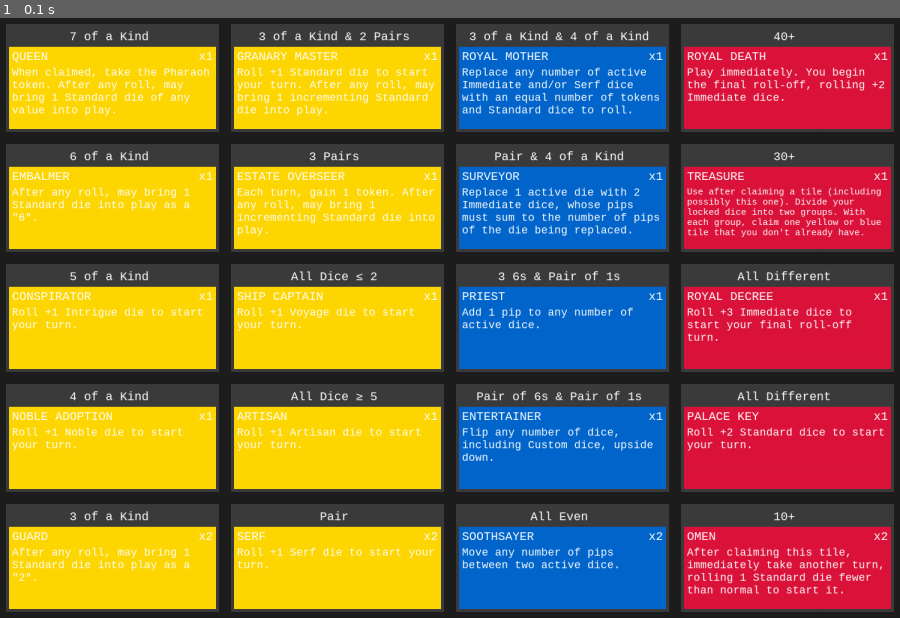
Above: before the commit, frame 1.
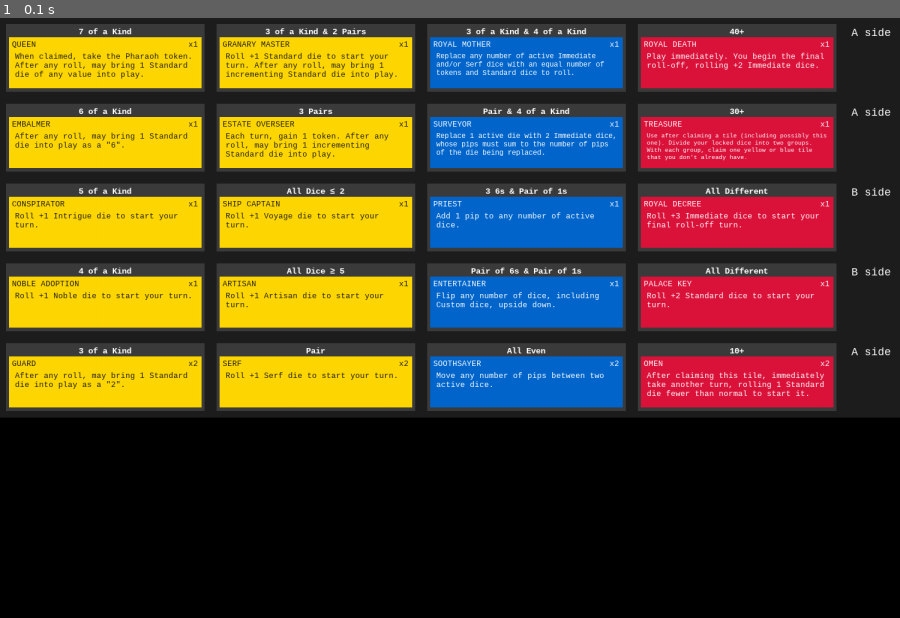
Above: after the commit, the same moment.

Repository: xinoehp512/favor-of-the-pharaoh
Game: pygame game, started from layout_division.py
The game is run twice, just before and just after one commit, with the same random seed, the same clock (stepped at 60 frames per second) and the same inputs.
Inputs:
- Up to frame 1 (0.1 s): no input

The runs differ from the first frame. In frame 1, 76% of the frame differs, in the area x 0-100%, y 1-100%.

Commit message:
Added "Side" text. Added tic-tac-toe board.

Diff:
--- a/layout_division.py
+++ b/layout_division.py
@@ -57,13 +57,35 @@
         self.color = color
 
 
+class Font:
+    fonts: dict[tuple[str, int, bool, bool], pygame.font.Font] = {}
+
+    @classmethod
+    def get_font(cls,  text_font: str, text_font_size: int, is_bold: bool = False, is_italic: bool = False):
+        font_info = (text_font, text_font_size, is_bold, is_italic)
+        if font_info in cls.fonts:
+            return cls.fonts[font_info]
+        else:
+            font = pygame.font.SysFont(text_font, text_font_size, is_bold, is_italic)
+            cls.fonts[font_info] = font
+            return font
+
+
 class TextStyle:
     """Represents styling for text rendering."""
 
-    def __init__(self, text_color: tuple[int, int, int], text_font: str, text_font_size: int):
+    def __init__(self, text_color: tuple[int, int, int], text_font: str, text_font_size: int, is_bold: bool = False, is_italic: bool = False):
         self.text_color = text_color
         self.text_font = text_font
         self.text_font_size = text_font_size
+        self.is_bold = is_bold
+        self.is_italic = is_italic
+
+    def get_font_info(self):
+        return (self.text_font, self.text_font_size, self.is_bold, self.is_italic)
+
+    def get_font(self):
+        return Font.get_font(*self.get_font_info())
 
 # ---------------- Base Layout Division ----------------
 
@@ -232,7 +254,7 @@
         super().__init__(**kwargs)  # type: ignore
         self.text_callback = text_callback
         self.text_style = text_style
-        self.font = pygame.font.SysFont(self.text_style.text_font, self.text_style.text_font_size)
+        self.font = self.text_style.get_font()
         if "flex" not in kwargs:
             self.flex = 0  # Default flex for text
 
@@ -255,6 +277,8 @@
     def draw(self, delegated_size: tuple[int, int]) -> pygame.Surface:
         """Draws the text, word-wrapping and resizing if flex == 1."""
         draw_w, draw_h = self.get_size() or delegated_size
+        content_width = draw_w - self.padding.horizontal - self.border.size * 2 - self.margin.horizontal
+        content_height = draw_h - self.padding.vertical - self.border.size * 2 - self.margin.vertical
 
         surface = pygame.Surface((draw_w, draw_h), pygame.SRCALPHA)
         text = self.text_callback()
@@ -264,14 +288,23 @@
         font = self.font
         lines = [text]
         if self.flex == 1:
-            font_size = self._find_max_font_size(text, draw_w, draw_h)
-            font = pygame.font.SysFont(self.text_style.text_font, font_size)
-            lines = self._word_wrap(text, font, draw_w)
-
-        y_offset = self.padding.top + self.border.size + self.margin.top
+            font_size = self._find_max_font_size(text, content_width, content_height)
+            font = Font.get_font(self.text_style.text_font, font_size, self.text_style.is_bold, self.text_style.is_italic)
+            lines = self._word_wrap(text, font, content_width)
+
+        total_height = 0
+        for line in lines:
+            size = font.size(line)
+            total_height += size[1]
+        extra_height = content_height-total_height
+
+        y_offset = self.padding.top + self.border.size + self.margin.top + extra_height*self.vert_alignment
         for line in lines:
             rendered = font.render(line, True, self.text_style.text_color)
-            surface.blit(rendered, (self.padding.left, y_offset))
+            extra_width = content_width - rendered.get_width()
+            x_offset = self.margin.left+self.border.size+self.padding.left + extra_width*self.horiz_alignment
+
+            surface.blit(rendered, (x_offset, y_offset))
             y_offset += rendered.get_height()
 
         return surface
@@ -299,7 +332,7 @@
         to fit in max_width and max_height.
         """
         for size in range(self.text_style.text_font_size, 5, -1):
-            font = pygame.font.SysFont(self.text_style.text_font, size)
+            font = Font.get_font(self.text_style.text_font, size, self.text_style.is_bold, self.text_style.is_italic)
             lines = self._word_wrap(text, font, max_width)
             total_height = sum(font.size(line)[1] for line in lines)
             if total_height <= max_height:
@@ -414,8 +447,11 @@
     def get_count(x: int, y: int):
         return game.get_tiles_available(get_tile(x, y))
 
+    def get_side(y: int):
+        return game.get_row_mode(7-y)
+
     # Color definitions
-    COLOR_DICT: dict[TileType | str, tuple[int, int, int]] = {  # type: ignore
+    COLOR_DICT: dict[TileType | str, tuple[int, int, int]] = {
         TileType.YELLOW: (255, 215, 0),
         TileType.BLUE: (0, 102, 204),
         TileType.RED: (220, 20, 60),
@@ -427,14 +463,15 @@
     }
 
     # Font definitions
-    FONT_DICT: dict[str, tuple[str, int]] = {  # type: ignore
-        "title": ("consolas", 18),
-        "side": ("consolas", 20),
-        "description": ("consolas", 15),
+    FONT_DICT: dict[str, TextStyle] = {
+        "title": TextStyle((255, 255, 255), "consolas", 18),
+        "title-dark": TextStyle((30, 30, 30), "consolas", 18),
+        "side": TextStyle((255, 255, 255), "consolas", 20),
+        "description": TextStyle((255, 255, 255), "consolas", 15),
+        "description-dark": TextStyle((30, 30, 30), "consolas", 15),
+        "condition": TextStyle((255, 255, 255), "consolas", 16, is_bold=True),
     }
 
-    condition_style = TextStyle((255, 255, 255), "consolas", 22)
-    description_style = TextStyle((255, 255, 255), "consolas", 20)
     layout = LayoutDivision(
         # padding=Spacing.axis(horiz=10),
         background_color=COLOR_DICT["background"],
@@ -453,39 +490,57 @@
                         children=[
                             TextDivision(
                                 text_callback=lambda x=game.get_condition(7-y, x).name: x,
-                                text_style=condition_style,
-                                margin=Spacing.all(5)
+                                text_style=FONT_DICT["condition"],
+                                flex=1,
+                                flex_weight=1,
+                                vert_alignment=0.5,
+                                horiz_alignment=0.5
+
                             ),
                             LayoutDivision(
                                 background_color=COLOR_DICT[get_tile(x, y).type],
                                 padding=Spacing.all(5),
+                                flex_weight=5,
                                 children=[
                                     LayoutDivision(
                                         children=[
                                             TextDivision(
                                                 text_callback=lambda x=x, y=y: get_tile(x, y).name,
-                                                text_style=condition_style
+                                                text_style=FONT_DICT["title" if get_tile(
+                                                    x, y).type is not TileType.YELLOW else "title-dark"],
+                                                flex=1,
+                                                horiz_alignment=0
                                             ),
-                                            LayoutDivision(),
                                             TextDivision(
                                                 text_callback=lambda x=x, y=y: f"x{get_count(x, y)}",
-                                                text_style=condition_style
+                                                text_style=FONT_DICT["title" if get_tile(
+                                                    x, y).type is not TileType.YELLOW else "title-dark"],
+                                                flex=1,
+                                                horiz_alignment=1
                                             ),
                                         ],
-                                        flex=3,
                                         flow_direction=FlowDirection.RIGHT
                                     ),
                                     TextDivision(
                                         text_callback=lambda x=x, y=y: get_tile(x, y).description,
-                                        text_style=description_style,
+                                        text_style=FONT_DICT["description" if get_tile(
+                                            x, y).type is not TileType.YELLOW else "description-dark"],
                                         margin=Spacing.all(5),
-                                        flex=1
+                                        flex=1,
+                                        flex_weight=4
                                     )
                                 ]
                             )
                         ]
                     )
                     for x in range(4)
+                ] + [
+                    TextDivision(
+                        text_callback=lambda y=y: f'{get_side(y).name} side',
+                        text_style=FONT_DICT["side"],
+                        margin=Spacing.all(10),
+                        padding=Spacing.all(5)
+                    )
                 ],
                 flow_direction=FlowDirection.RIGHT
             )
@@ -512,7 +567,8 @@
         for event in pygame.event.get():
             if event.type == pygame.QUIT:
                 running = False
-        layout_surface = layout.draw(screen.get_size())
+        screen_w, screen_h = screen.get_size()
+        layout_surface = layout.draw((screen_w, (screen_h*2)//3))
         screen.blit(layout_surface, (0, 0))
         pygame.display.flip()
         clock.tick(30)
--- /dev/null
+++ b/tictactoe.py
@@ -0,0 +1,65 @@
+import pygame
+
+from layout_division import BorderStyle, FlowDirection, LayoutDivision, TextDivision, TextStyle
+
+
+def create_layout():
+    COLOR_DICT: dict[str, tuple[int, int, int]] = {
+        "background": (30, 30, 30),
+        "tile_bg": (60, 60, 60),
+        "text": (255, 255, 255),
+        "text-dark": (30, 30, 30),
+        "gray": (180, 180, 180),
+    }
+    text_style = TextStyle((255, 255, 255), "consolas", 100)
+    layout = LayoutDivision(
+        background_color=COLOR_DICT["background"],
+        children=[
+            LayoutDivision(
+                flow_direction=FlowDirection.RIGHT,
+                children=[
+                    LayoutDivision(
+                        border=BorderStyle(2, COLOR_DICT["gray"]),
+                        background_color=COLOR_DICT['tile_bg'],
+                        vert_alignment=0.5,
+                        horiz_alignment=0.5,
+                        children=[
+                            TextDivision(
+                                text_callback=lambda: "X",
+                                text_style=text_style,
+                            )
+                        ]
+                    )
+                    for _x in range(3)
+                ]
+            )
+            for _y in range(3)
+        ]
+    )
+    return layout
+
+
+def main():
+    SCREEN_WIDTH = 1500
+    SCREEN_HEIGHT = 1000
+    running = True
+    clock = pygame.time.Clock()
+    screen = pygame.display.set_mode((SCREEN_WIDTH, SCREEN_HEIGHT), pygame.RESIZABLE)
+
+    # layout = LayoutDivision(background_color=(255, 0, 0), children=[TextDivision(
+    #     lambda: "Use after claiming a tile (including possibly this one). Divide your locked dice into two groups. With each group, claim one yellow or blue tile that you don't already have.", TextStyle((0, 0, 0), "consolas", 14), flex=1)])
+
+    layout = create_layout()
+    while running:
+        for event in pygame.event.get():
+            if event.type == pygame.QUIT:
+                running = False
+        layout_surface = layout.draw(screen.get_size())
+        screen.blit(layout_surface, (0, 0))
+        pygame.display.flip()
+        clock.tick(30)
+    pygame.quit()
+
+
+if __name__ == "__main__":
+    main()
